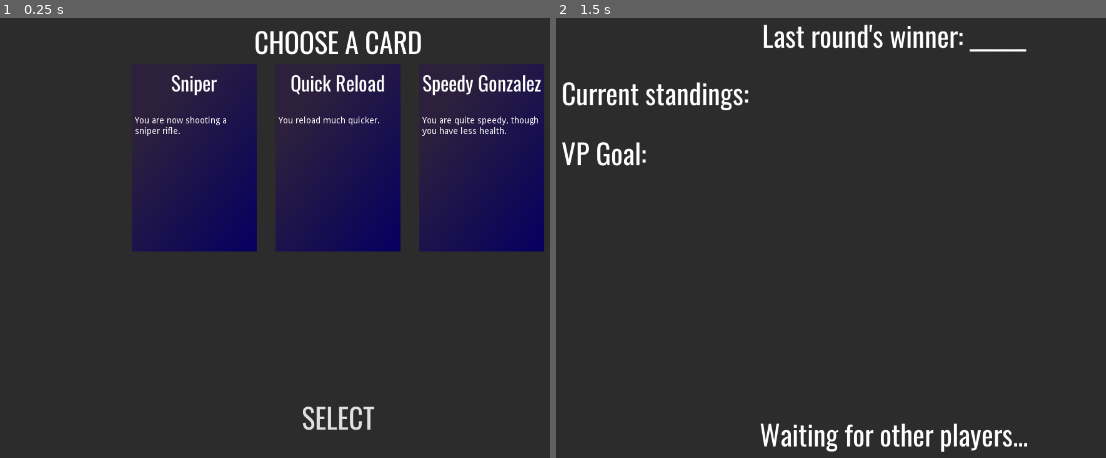
Above: before the commit, frames 1-2 (left to right).
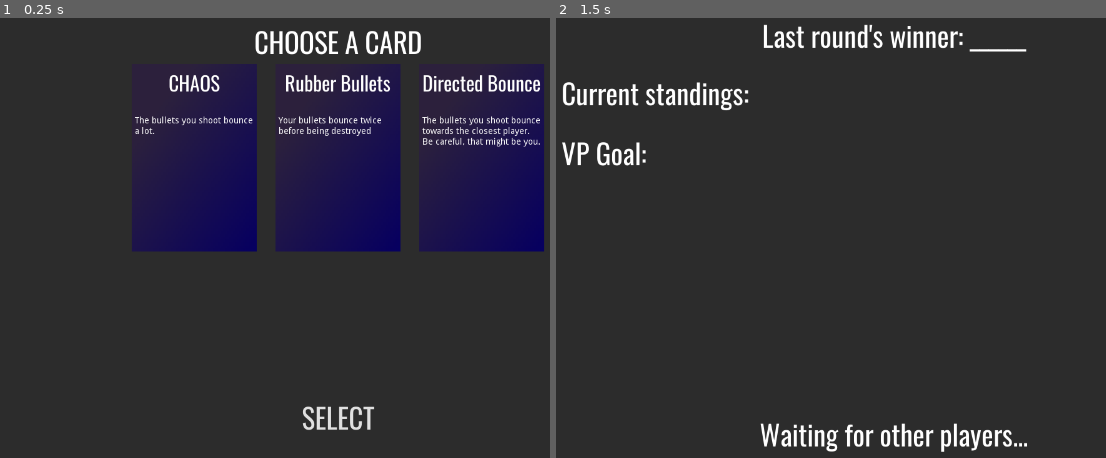
Above: after the commit, the same moments.

Repository: Joe676/Largely-Untitled-Tank-Game
Game: Godot game, scene res://UI/CardsMenu.tscn
Two runs of this game, one before a commit and one after it. Both use one fixed random seed, a clock stepped at 60 frames per second and the inputs below. This scene is started directly instead of the project's main scene.
Inputs (mouse positions are in pixels of both pictures, inside the frame that each line leads up to):
- Up to frame 1 (0.25 s): no input
- Up to frame 2 (1.5 s): click (748, 238) at 0.52 s; tap Enter at 1.25 s; move the mouse to (1067, 216) at 1.27 s; hold D (Right) from 1.28 s (still down); click (1067, 216) at 1.35 s

The runs differ from the first frame. In frame 1, 2.3% of the frame differs, in the area x 24-99%, y 12-30%; in frame 2, nothing differs.
Error in both runs: Invalid get index 'name' (on base: 'Nil'). (res://UI/WaitingMenu.gd:11)

Commit message:
More cards. Working explosions in need of networking.

Diff:
--- a/Godot Files/Objects/Bullet.gd
+++ b/Godot Files/Objects/Bullet.gd
@@ -4,7 +4,7 @@
 export(int) var speed: int = 20
 export(float) var lifespan: float = 1.0
 export(float) var size: float = 0.5
-export(int) var bounces_left: int = 0
+export(int) var bounces_left: int
 
 var owner_id: int
 var shooting_point_transform: Transform
@@ -71,8 +71,14 @@
 func _on_collision(collision:KinematicCollision):
 	var body = collision.collider
 	var damaged: bool = false
+	var postponed = []
+	# print(bounces_left)
 	for command in on_hit:
-		command.execute_command(self, body, collision.position)
+		# print(command)
+		if command.get("postponed"):
+			postponed.append(command)
+		else:
+			command.execute_command(self, body, collision.position)
 	if body.has_method("damage"):
 		body.damage(damage)
 		damaged = true
@@ -83,11 +89,13 @@
 		print("bouncing")
 		bounces_left -= 1
 		bounce(collision)
+	for command in postponed:
+		command.execute_command(self, body, collision.position)
 
 func bounce(collision: KinematicCollision):
 	var collision_normal = collision.normal
-	print("normal ", collision_normal)
-	print("old velocity ", velocity)
+	# print("normal ", collision_normal)
+	# print("old velocity ", velocity)
 	velocity = velocity.reflect(collision_normal) * -1
-	print("new velocity ", velocity)
-	look_at(global_translation + velocity, Vector3.UP)
+	# print("new velocity ", velocity)
+	look_at(global_translation + velocity*500, Vector3.UP)
--- a/Godot Files/Objects/Cards/BaseCard.gd
+++ b/Godot Files/Objects/Cards/BaseCard.gd
@@ -14,13 +14,18 @@
 	on_hit = on_hit_
 
 func attach_to_player(player: KinematicBody):
+	print("is player a player: ", player.has_method("is_player"))
+	print("attaching ", card_name, " to player")
 	for key in attribute_changes.keys():
-		if player.get(key):
+		print("key: ", key)
+		print("get key: ", player.get(key))
+		if player.get(key) != null:
+			print("player has key")
 			match attribute_changes[key][0]:
 				"*":
 					player[key] *= attribute_changes[key][1]
 				"+":
 					player[key] += attribute_changes[key][1]
 	player["bullet_on_hit"].append_array(on_hit)
-	if player.get("cards"):
+	if player.get("cards") != null:
 		player["cards"].append(self)
--- a/Godot Files/Objects/Cards/CardsRepository.gd
+++ b/Godot Files/Objects/Cards/CardsRepository.gd
@@ -57,10 +57,11 @@
 		[]
 		)
 
-onready var garanade_card: BaseCard = base_card.new("Granade Launcher",
+onready var granade_card: BaseCard = base_card.new("Granade Launcher",
 		"You launch granades instead of bullets.",
-		{},
-		[]#TODO
+		{"bullet_damage": ["*", 0.8],
+		"bullet_size": ["*", 1.2]},
+		[CommandsRepository.explosion_command]#TODO
 		)
 
 onready var flame_card: BaseCard = base_card.new("Flaming bullets",
@@ -76,8 +77,12 @@
 
 onready var nuke_card: BaseCard = base_card.new("NUKE",
 		"Your bullets hit like nukes",
-		{},
-		[]#TODO
+		{"max_bullets": ["+", -2],
+		"bullet_damage": ["+", 100],
+		"reload_time": ["+", 1],
+		"shooting_cooldown_time": ["+", 0.2],
+		"bullet_size": ["*", 2]},
+		[]#TODO: add explosion
 		)
 
 onready var quick_reload_card: BaseCard = base_card.new("Quick Reload",
@@ -117,20 +122,21 @@
 
 onready var chaos_card: BaseCard = base_card.new("CHAOS",
 		"The bullets you shoot bounce a lot.",
-		{"bullet_bounces": ["+", 5]},#TODO
+		{"bullet_bounces": ["+", 5],
+		"bullet_lifetime": ["+", 2]},
 		[]
 		)
 
 onready var knockback_card: BaseCard = base_card.new("Knockback",
 		"Your bullets knock enemies back on hit.",
 		{},
-		[]#TODO
+		[CommandsRepository.knockback_command]#TODO: reconsider - many problems
 		)
 
 onready var directed_bounce_card: BaseCard = base_card.new("Directed Bounce",
 		"The bullets you shoot bounce towards the closest player. Be careful, that might be you.",
 		{"bullet_bounces": ["+", 1]},
-		[]#TODO
+		[CommandsRepository.rotate_bullet_to_closest_player_command]
 		)
 
 onready var tactical_advantage_card: BaseCard = base_card.new("Tactical Advantage",
@@ -140,17 +146,22 @@
 		)
 
 onready var cards: Array = [
-	tough_card,
-	speedy_card,
-	glass_cannon,
-	cockroach_card,
-	sniper_card,
-	full_auto_card,
-	life_steal_card,
-	quick_reload_card,
-	big_boy_card,
-	cowboy_card,
-	tactical_advantage_card
+	# tough_card,
+	# speedy_card,
+	# glass_cannon,
+	# cockroach_card,
+	# sniper_card,
+	rubber_bullets_card,
+	# full_auto_card,
+	granade_card,
+	# life_steal_card,
+	# quick_reload_card,
+	# big_boy_card,
+	# cowboy_card,
+	chaos_card,
+	# knockback_card, #consider throwing this one away
+	directed_bounce_card,
+	# tactical_advantage_card
 ]
 
 func get_random_card() -> BaseCard:
--- /dev/null
+++ b/Godot Files/Objects/Explosion.gd
@@ -0,0 +1,17 @@
+extends Spatial
+
+onready var particles: Particles = $Particles
+onready var lifetime_timer: Timer = $LifetimeTimer
+
+func _ready():
+	particles.emitting = true
+	lifetime_timer.start()
+
+func _on_HitBox_body_entered(body:Node):
+	if body.has_method("damage"):
+		body.damage(20)
+
+
+func _on_LifetimeTimer_timeout():
+	#TODO: rpc("destroy")
+	queue_free()
--- /dev/null
+++ b/Godot Files/Objects/Explosion.tscn
@@ -0,0 +1,61 @@
+[gd_scene load_steps=6 format=2]
+
+[ext_resource path="res://Objects/Explosion.gd" type="Script" id=1]
+
+[sub_resource type="SphereShape" id=1]
+radius = 5.0
+
+[sub_resource type="ParticlesMaterial" id=2]
+lifetime_randomness = 0.55
+emission_shape = 1
+emission_sphere_radius = 1.0
+spread = 180.0
+gravity = Vector3( 0, 0, 0 )
+initial_velocity = 20.0
+initial_velocity_random = 0.11
+scale_random = 0.1
+color = Color( 0.658824, 0.447059, 0, 1 )
+hue_variation = 0.4
+hue_variation_random = 0.25
+
+[sub_resource type="SpatialMaterial" id=3]
+albedo_color = Color( 0, 0, 0, 1 )
+emission_enabled = true
+emission = Color( 0.917647, 0.670588, 0.145098, 1 )
+emission_energy = 1.77
+emission_operator = 0
+emission_on_uv2 = false
+
+[sub_resource type="SphereMesh" id=4]
+material = SubResource( 3 )
+radius = 0.1
+height = 0.2
+radial_segments = 5
+rings = 5
+
+[node name="Explosion" type="Spatial"]
+script = ExtResource( 1 )
+
+[node name="HitBox" type="Area" parent="."]
+collision_layer = 0
+collision_mask = 16
+
+[node name="CollisionShape" type="CollisionShape" parent="HitBox"]
+shape = SubResource( 1 )
+
+[node name="Particles" type="Particles" parent="."]
+cast_shadow = 0
+emitting = false
+amount = 50
+lifetime = 0.3
+one_shot = true
+explosiveness = 1.0
+process_material = SubResource( 2 )
+draw_pass_1 = SubResource( 4 )
+
+[node name="LifetimeTimer" type="Timer" parent="."]
+wait_time = 0.5
+one_shot = true
+
+[connection signal="body_entered" from="HitBox" to="." method="_on_HitBox_body_entered"]
+[connection signal="timeout" from="LifetimeTimer" to="." method="_on_LifetimeTimer_timeout"]
--- a/Godot Files/Player/TankProto.gd
+++ b/Godot Files/Player/TankProto.gd
@@ -49,6 +49,9 @@
 var velocity: Vector3
 var angular_velocity: int
 
+master var master_knockback_velocity: Vector3 = Vector3.ZERO
+var knockback_velocity: Vector3 = Vector3.ZERO setget set_knockback
+
 var current_health: int setget set_current_health
 puppet var puppet_current_health: int setget set_puppet_current_health
 
@@ -123,6 +126,8 @@
 
 		# interpret inputs
 		velocity.z = forward_input*max_speed
+		velocity += master_knockback_velocity
+		master_knockback_velocity -= master_knockback_velocity * delta
 		velocity = move_and_slide(velocity.rotated(Vector3(0, 1, 0), rotation.y))
 		angular_velocity = turn_input*max_angular_speed
 		rotate_y(deg2rad(angular_velocity)*delta)
@@ -130,7 +135,8 @@
 		# get mouse position and rotate barrel towards it
 		var pointed_position = mousePositionToWorldPosition()
 		if pointed_position != null:
-			get_node("Model/Head").look_at(flatten(pointed_position), Vector3.UP)
+			var head_node = get_node("Model/Head")
+			head_node.look_at(flatten(pointed_position, head_node.global_translation.y), Vector3.UP)
 			#DEBUG
 			var ball = get_tree().root.get_node("World/DEBUG_BALL")
 			if ball == null:
@@ -143,6 +149,7 @@
 
 		if not tween.is_active(): # Client predictions
 			puppet_velocity = move_and_slide(puppet_velocity.rotated(Vector3(0, 1, 0), rotation.y))
+	# translation.y = 0
 
 func shoot():
 	rpc("instance_bullet", get_tree().get_network_unique_id())
@@ -158,8 +165,8 @@
 	reload_timer.start()
 	reloading_lbl.visible = true
 
-func flatten(vector: Vector3) -> Vector3:
-	return Vector3(vector.x, 0, vector.z)
+func flatten(vector: Vector3, height: float) -> Vector3:
+	return Vector3(vector.x, height, vector.z)
 
 func mousePositionToWorldPosition():
 	var space_state = get_world().direct_space_state
@@ -307,4 +314,9 @@
 
 func attach_card(card: BaseCard):
 	if is_network_master():
+		print("attaching card ", card.card_name)
 		card.attach_to_player(self)
+
+func set_knockback(new_value):
+	knockback_velocity = new_value
+	rset("master_knockback_velocity", new_value)
--- a/Godot Files/Player/TankProto.tscn
+++ b/Godot Files/Player/TankProto.tscn
@@ -20,6 +20,7 @@
 extents = Vector3( 1.5, 1.36937, 2 )
 
 [node name="Tank" type="KinematicBody"]
+collision_layer = 17
 script = ExtResource( 1 )
 bullet_scene = ExtResource( 2 )
 bullet_speed = 50
--- a/Godot Files/Resources/CommandsRepository.gd
+++ b/Godot Files/Resources/CommandsRepository.gd
@@ -1,4 +1,6 @@
 extends Node
+
+var explosion_scene = preload("res://Objects/Explosion.tscn")
 
 var _base_command = preload("res://Resources/BaseCommand.gd")
 var _postponed_command = preload("res://Resources/PostponedCommand.gd")
@@ -18,24 +20,71 @@
 onready var steal_health_command = _base_command.new(funcref(self, "_steal_health"))
 
 func _reload_on_hit(bullet, hit_body, _hit_point):
-	if not hit_body.has_method["is_player"]:
+	if not hit_body.has_method("is_player"):
 		return
 	var shooter = __get_shooter_from_bullet(bullet)
 	shooter.finalize_reload()
 
 onready var reload_on_hit_command = _base_command.new(funcref(self, "_reload_on_hit"))
 
-func __get_closest_player(point: Vector3):
+
+func is_unoccluded(ray_origin_object, ray_target_object):
+	var level_node = get_tree().root.get_node("World")
+	var space_state = level_node.get_world().direct_space_state
+	var result = space_state.intersect_ray(ray_origin_object.global_translation, ray_target_object.global_translation, [ray_origin_object])
+	if result and result.collider.name == ray_target_object.name:
+		print("ray collided with: ", result.collider.name)
+		return true
+	return false
+
+
+func __get_closest_player(point: Vector3, bullet):
 	var closest_player = null
 	var min_distance_squared = pow(2, 63)-1 #INT_MAX
 	for player in Global.get_all_players():
+		if not is_unoccluded(bullet, player):
+			print("is occluded")
+			continue
 		var cur_dist_sq = point.distance_squared_to(player.global_translation)
 		if  cur_dist_sq < min_distance_squared:
 			min_distance_squared = cur_dist_sq
 			closest_player = player
+	if closest_player != null:
+		print("Closest player: ", closest_player.player_name)
 	return closest_player
 
 
-func _rotate_towards_closest_player(bullet, _hit_body, hit_point):
-	#TODO
+func _rotate_towards_closest_player(bullet:KinematicBody, _hit_body, hit_point):
+	print("directed")
+	print("bullet bounced from: ", _hit_body.name)
+	var closest_player = __get_closest_player(hit_point, bullet)
+	if closest_player != null:
+		var closest_point = closest_player.global_translation
+		bullet.look_at(closest_point, Vector3.UP)
+		bullet.velocity = -bullet.transform.basis.z * bullet.speed
+		bullet.velocity = Global.strip_y_rotation(bullet.velocity).normalized() * bullet.speed
+
+onready var rotate_bullet_to_closest_player_command = _postponed_command.new(funcref(self, "_rotate_towards_closest_player"))
+
+func _knock_player_back(bullet, hit_body, _hit_point):
+	if not hit_body.has_method("is_player"):
+		return
+	print("bullet velocity: ", bullet.velocity)
+	print("bullet basis: ", bullet.global_transform.basis.z)
+	print("bullet local basis: ", bullet.transform.basis.z)
+	print("hit body y rotation: ", hit_body.rotation.y)
+
+	var direction:Vector3 = bullet.global_transform.basis.z#.normalized()
+	direction = direction.rotated(Vector3.UP, hit_body.rotation.y)
+	var speed = 20
+	hit_body.knockback_velocity += direction*speed
+
+onready var knockback_command = _base_command.new(funcref(self, "_knock_player_back"))
+
+func _explosion(_bullet, _hit_body, hit_point):
+	var explosion_instance = explosion_scene.instance()
+	explosion_instance.global_translation = hit_point
+	PersistentNodes.add_child(explosion_instance)
 	pass
+
+onready var explosion_command = _base_command.new(funcref(self, "_explosion"))
--- a/Godot Files/Resources/GlobalScripts/GameState.gd
+++ b/Godot Files/Resources/GlobalScripts/GameState.gd
@@ -151,5 +151,8 @@
 remote func server_selected_card():
 	waiting_for -= 1
 	if waiting_for == 0:
-		yield(get_tree().create_timer(5), "timeout")
+		yield(get_tree().create_timer(2), "timeout")
 		start_round()
+
+func clear_players():
+	players_info.clear()
--- a/Godot Files/Resources/GlobalScripts/Global.gd
+++ b/Godot Files/Resources/GlobalScripts/Global.gd
@@ -68,3 +68,6 @@
 		if node.has_method("is_player"):
 			output.append(node)
 	return output
+
+func strip_y_rotation(vector: Vector3):
+	return Plane.PLANE_XZ.project(vector)
--- a/Godot Files/Resources/GlobalScripts/Network.gd
+++ b/Godot Files/Resources/GlobalScripts/Network.gd
@@ -39,6 +39,7 @@
 func _server_disconnected() -> void:
 	get_tree().network_peer = null
 	Global.remove_all_children(PersistentNodes)
+	GameState.clear_players()
 	has_server_kicked = true
 	get_tree().change_scene("res://UI/MainMenu.tscn")
 
@@ -60,4 +61,4 @@
 func disconnect_from_network():
 	get_tree().network_peer = null
 	Global.remove_all_children(PersistentNodes)
-	pass
+	GameState.clear_players()
--- a/Godot Files/UI/CardsMenu.gd
+++ b/Godot Files/UI/CardsMenu.gd
@@ -6,10 +6,12 @@
 func _ready():
 	var cards = CardsRepository.get_3random_cards()
 	for card in cards:
+		# print("choice: ", card)
 		var card_view = card_view_scene.instance()
 		card_view.card = card
 		card_view.connect("selected", self, "_card_selected")
 		cards_container.add_child(card_view)
 
 func _card_selected(card: BaseCard):
+	# print("selected ", card.card_name)
 	GameState.selected_card(card)
